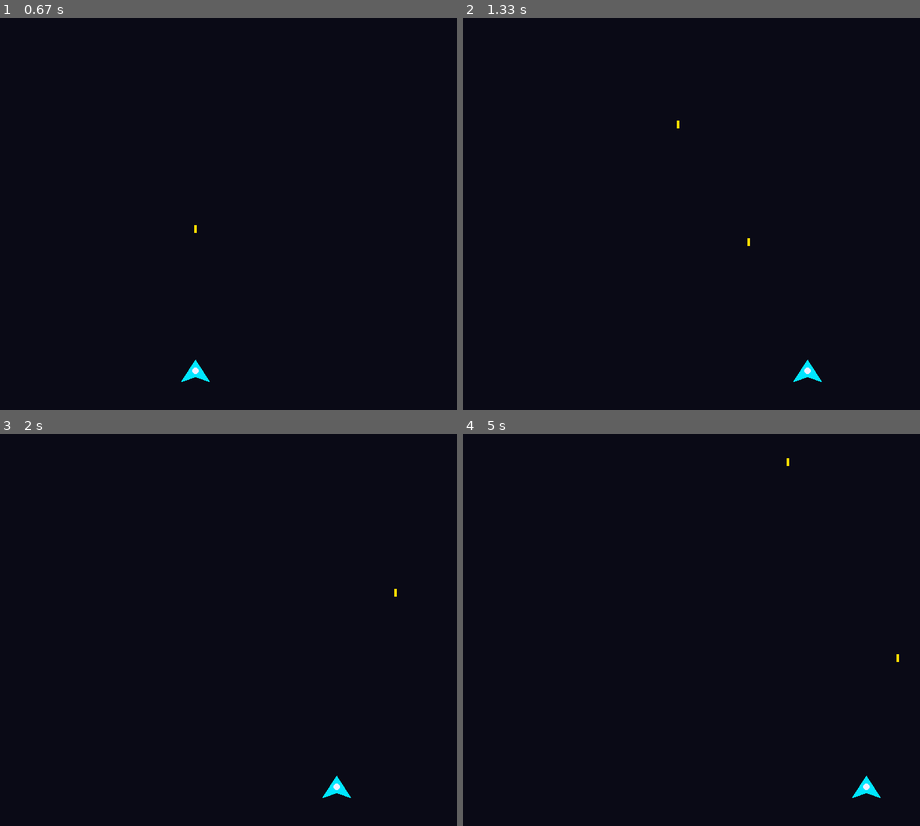
Above: before the commit, frames 1-4 (two rows, left to right).
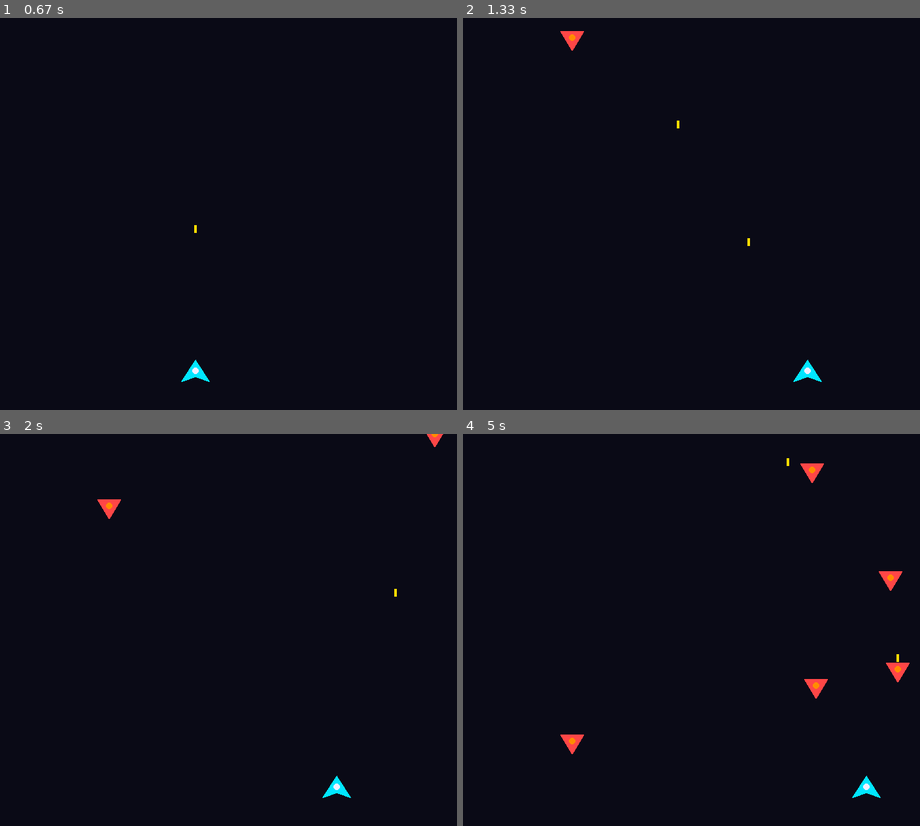
Above: after the commit, the same moments.

Repository: Folombas/PyGame2026
Game: pygame game, started from BunnyProtocol/moscowgame/main.py
Two runs of this game, one before a commit and one after it. Both use one fixed random seed, a clock stepped at 60 frames per second and the inputs below.
Inputs:
- Up to frame 1 (0.67 s): tap Space at 0.33 s
- Up to frame 2 (1.33 s): hold Right 0.67-1.13 s; tap Space at 0.73, 1.03, 1.23 s; hold Right from 1.17 s (still down)
- Up to frame 3 (2 s): tap Space at 1.53, 1.73 s; release Right at 1.63 s; hold Left from 1.67 s (still down)
- Up to frame 4 (5 s): tap Space at 2.03, 2.3, 2.6, 2.73, 3.03, 3.4, 3.7, 3.9, 4.2, 4.4, 4.7, 4.9 s; release Left at 2.2 s; hold Left 2.23-2.63 s; hold Right 2.67-3.3 s; hold Left 3.33-3.8 s; hold Right 3.83-4.3 s; hold Right 4.33-4.8 s; hold Left from 4.83 s (still down)

Frame 1 is identical in both runs. In frame 2, 0.1% of the frame differs, in the area x 21-27%, y 3-9%; in frame 3, 0.2%; in frame 4, 0.7%, in the area x 21-98%, y 7-82%.

Commit message:
feat: enemy spawner

Diff:
--- /dev/null
+++ b/BunnyProtocol/moscowgame/enemy.py
@@ -0,0 +1,21 @@
+import pygame
+import random
+from settings import *
+
+
+class Enemy(pygame.sprite.Sprite):
+    def __init__(self):
+        super().__init__()
+        self.image = pygame.Surface(ENEMY_SIZE, pygame.SRCALPHA)
+        w, h = ENEMY_SIZE
+        pygame.draw.polygon(self.image, RED, [(w // 2, h), (0, 0), (w, 0)])
+        pygame.draw.circle(self.image, ORANGE, (w // 2, 10), 5)
+        self.rect = self.image.get_rect()
+        self.rect.x = random.randint(0, WIDTH - self.rect.width)
+        self.rect.y = -self.rect.height
+        self.speed = random.uniform(ENEMY_SPEED_MIN, ENEMY_SPEED_MAX)
+
+    def update(self):
+        self.rect.y += self.speed
+        if self.rect.top > HEIGHT:
+            self.kill()
--- a/BunnyProtocol/moscowgame/game.py
+++ b/BunnyProtocol/moscowgame/game.py
@@ -2,6 +2,7 @@
 from settings import *
 from player import Player
 from bullet import Bullet
+from enemy import Enemy
 
 
 class Game:
@@ -10,7 +11,9 @@
         self.clock = pygame.time.Clock()
         self.player = Player(WIDTH // 2, HEIGHT - 60)
         self.bullets = pygame.sprite.Group()
+        self.enemies = pygame.sprite.Group()
         self.last_shot = 0
+        self.last_spawn = pygame.time.get_ticks()
 
     def run(self):
         running = True
@@ -32,13 +35,21 @@
         now = pygame.time.get_ticks()
         keys = pygame.key.get_pressed()
         self.player.update(keys)
+
         if keys[pygame.K_SPACE] and now - self.last_shot > BULLET_COOLDOWN:
             self.last_shot = now
             self.bullets.add(Bullet(self.player.rect.centerx, self.player.rect.top))
+
+        if now - self.last_spawn > ENEMY_SPAWN_MS:
+            self.last_spawn = now
+            self.enemies.add(Enemy())
+
         self.bullets.update()
+        self.enemies.update()
 
     def draw(self):
         self.screen.fill(BLACK)
         self.bullets.draw(self.screen)
+        self.enemies.draw(self.screen)
         self.screen.blit(self.player.image, self.player.rect)
         pygame.display.flip()
